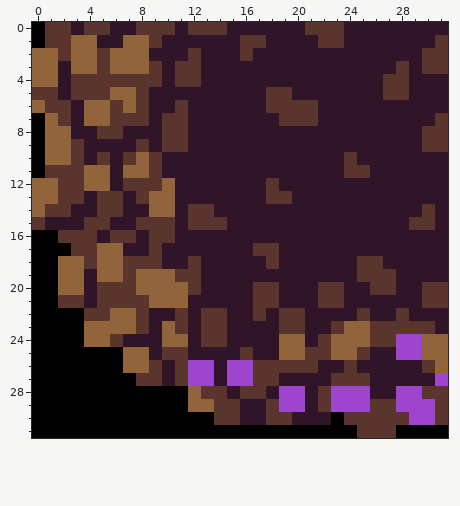
Edited in one commit: pixel-art sprite (Images1/deco_block_1.png). The picture above is the old version.
The file is 32x32 pixels.
The same view after the edit:
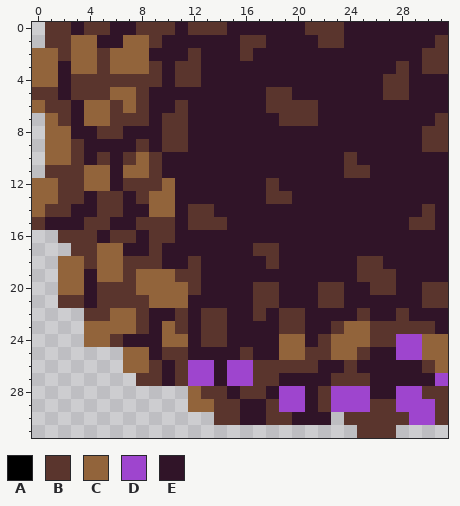
Palette (. is transparent): A #000000  B #5a352d  C #92643b  D #9e45ce  E #301428
The exact change:
{"y":0,"x":0,"old":"A","new":"."}
{"y":1,"x":0,"old":"A","new":"."}
{"y":7,"x":0,"old":"A","new":"."}
{"y":8,"x":0,"old":"A","new":"."}
{"y":9,"x":0,"old":"A","new":"."}
{"y":10,"x":0,"old":"A","new":"."}
{"y":11,"x":0,"old":"A","new":"."}
{"y":16,"x":0,"old":"AA","new":".."}
{"y":17,"x":0,"old":"AAA","new":"..."}
{"y":18,"x":0,"old":"AA","new":".."}
{"y":19,"x":0,"old":"AA","new":".."}
{"y":20,"x":0,"old":"AA","new":".."}
{"y":21,"x":0,"old":"AA","new":".."}
{"y":22,"x":0,"old":"AAAA","new":"...."}
{"y":23,"x":0,"old":"AAAA","new":"...."}
{"y":24,"x":0,"old":"AAAA","new":"...."}
{"y":25,"x":0,"old":"AAAAAAA","new":"......."}
{"y":26,"x":0,"old":"AAAAAAA","new":"......."}
{"y":27,"x":0,"old":"AAAAAAAA","new":"........"}
{"y":28,"x":0,"old":"AAAAAAAAAAAA","new":"............"}
{"y":29,"x":0,"old":"AAAAAAAAAAAA","new":"............"}
{"y":30,"x":0,"old":"AAAAAAAAAAAAAA","new":".............."}
{"y":30,"x":23,"old":"A","new":"."}
{"y":31,"x":0,"old":"AAAAAAAAAAAAAAAAAAAAAAAAA","new":"........................."}
{"y":31,"x":28,"old":"AAAA","new":"...."}
